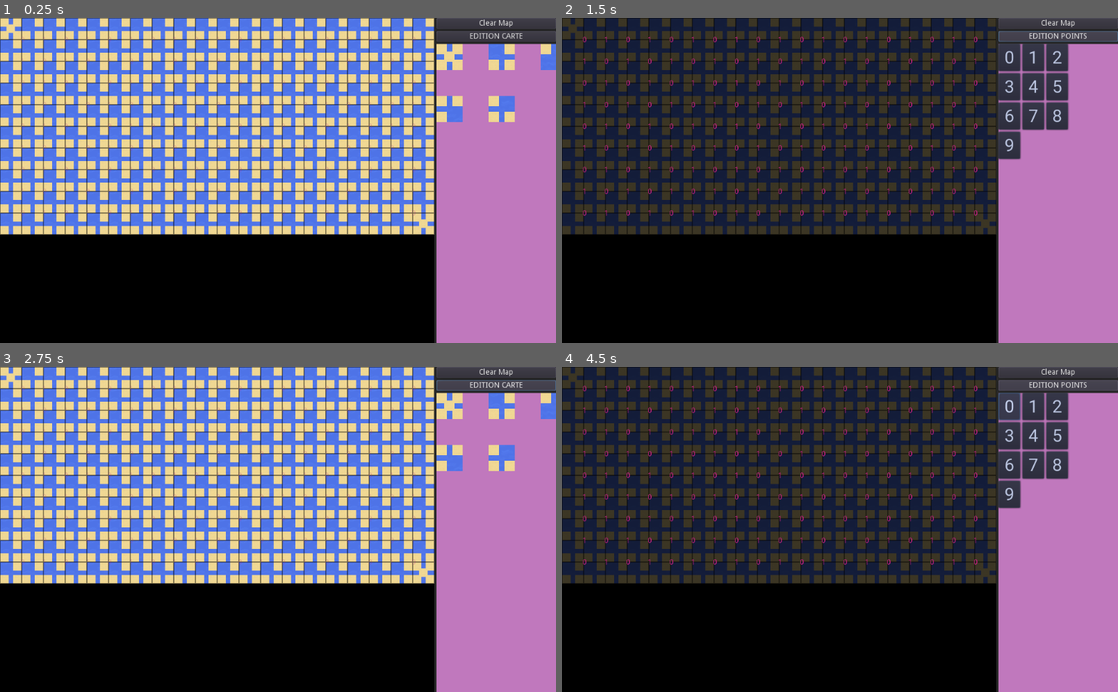
Above: before the commit, frames 1-4 (two rows, left to right).
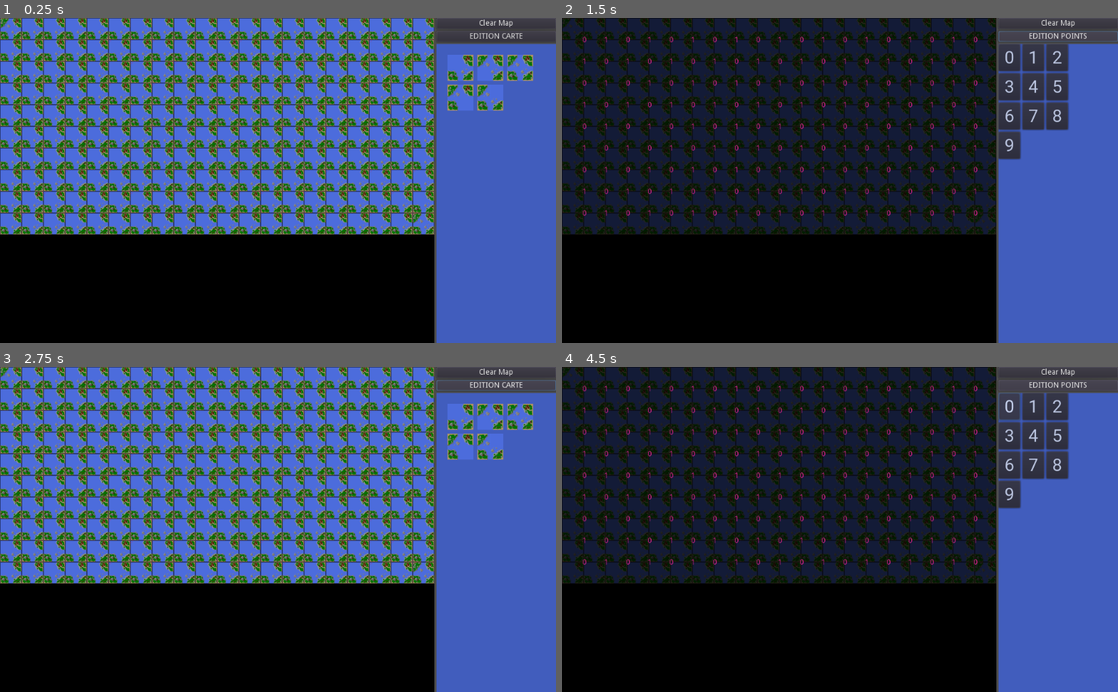
Above: after the commit, the same moments.

Repository: prologin/prologin2024
Game: Godot game, scene res://Scenes/MapEditor/MapEditor.tscn
Same seed, same stepped clock (60 frames per second), same inputs: the game is played once before the commit and once after it.
Inputs:
- Up to frame 1 (0.25 s): no input
- Up to frame 2 (1.5 s): click "Clear Map" at 0.5 s; click "EDITION CARTE" at 1.25 s
- Up to frame 3 (2.75 s): click "EDITION POINTS" at 2 s
- Up to frame 4 (4.5 s): click "Clear Map" at 2.75 s; click "EDITION CARTE" at 3.5 s; click "0" at 4.25 s

The runs differ from the first frame. In frame 1, 48% of the frame differs, in the area x 0-100%, y 0-100%; in frame 2, 37%; in frame 3, 48%; in frame 4, 37%.

Commit message:
front(editor): set the right sprites in the tilemap and adjust the selector
Signed-off-by: Rostan Tabet <rostan.tabet@gmail.com>

Diff:
--- a/gui/godot/Scenes/MapEditor/MapEditor.tscn
+++ b/gui/godot/Scenes/MapEditor/MapEditor.tscn
@@ -9,11 +9,6 @@
 [node name="MapEditor" type="Node2D"]
 script = ExtResource( 1 )
 
-[node name="BackgroundColor" type="ColorRect" parent="."]
-margin_right = 1024.0
-margin_bottom = 600.0
-color = Color( 0.164706, 0.164706, 0.164706, 1 )
-
 [node name="HBoxContainer" type="HBoxContainer" parent="."]
 margin_right = 1024.0
 margin_bottom = 600.0
@@ -21,6 +16,7 @@
 [node name="ViewportContainer" type="ViewportContainer" parent="HBoxContainer"]
 margin_right = 800.0
 margin_bottom = 600.0
+size_flags_horizontal = 3
 
 [node name="Viewport" type="Viewport" parent="HBoxContainer/ViewportContainer"]
 size = Vector2( 800, 600 )
@@ -34,70 +30,78 @@
 
 [node name="Viewer" parent="HBoxContainer/ViewportContainer/Viewport" instance=ExtResource( 2 )]
 
-[node name="Selector" type="ColorRect" parent="HBoxContainer"]
+[node name="VBoxContainer" type="VBoxContainer" parent="HBoxContainer"]
 margin_left = 804.0
-margin_right = 804.0
+margin_right = 1024.0
 margin_bottom = 600.0
+size_flags_horizontal = 3
+size_flags_vertical = 3
 
-[node name="VBoxContainer" type="VBoxContainer" parent="HBoxContainer/Selector"]
-margin_right = 220.0
-margin_bottom = 600.0
-
-[node name="ClearMap" type="Button" parent="HBoxContainer/Selector/VBoxContainer"]
+[node name="ClearMap" type="Button" parent="HBoxContainer/VBoxContainer"]
 margin_right = 220.0
 margin_bottom = 20.0
 grow_horizontal = 2
 grow_vertical = 2
 text = "Clear Map"
 
-[node name="EditorModeToggle" type="Button" parent="HBoxContainer/Selector/VBoxContainer"]
+[node name="EditorModeToggle" type="Button" parent="HBoxContainer/VBoxContainer"]
 margin_top = 24.0
 margin_right = 220.0
 margin_bottom = 44.0
 text = "Editor Mode"
 
-[node name="ViewportContainer" type="ViewportContainer" parent="HBoxContainer/Selector/VBoxContainer"]
+[node name="ViewportContainer" type="ViewportContainer" parent="HBoxContainer/VBoxContainer"]
 margin_top = 48.0
 margin_right = 220.0
-margin_bottom = 648.0
+margin_bottom = 600.0
+size_flags_horizontal = 3
+size_flags_vertical = 3
+stretch = true
 
-[node name="Viewport" type="Viewport" parent="HBoxContainer/Selector/VBoxContainer/ViewportContainer"]
-size = Vector2( 220, 600 )
+[node name="Viewport" type="Viewport" parent="HBoxContainer/VBoxContainer/ViewportContainer"]
+size = Vector2( 220, 552 )
 handle_input_locally = false
 render_target_update_mode = 3
 
-[node name="ColorRect" type="ColorRect" parent="HBoxContainer/Selector/VBoxContainer/ViewportContainer/Viewport"]
+[node name="ColorRect" type="ColorRect" parent="HBoxContainer/VBoxContainer/ViewportContainer/Viewport"]
 margin_right = 220.0
 margin_bottom = 600.0
-color = Color( 0.756863, 0.47451, 0.745098, 1 )
+color = Color( 0.258824, 0.368627, 0.745098, 1 )
 
-[node name="BGSelector" type="TileMap" parent="HBoxContainer/Selector/VBoxContainer/ViewportContainer/Viewport"]
+[node name="CenterContainer" type="CenterContainer" parent="HBoxContainer/VBoxContainer/ViewportContainer/Viewport"]
+margin_right = 40.0
+margin_bottom = 40.0
+
+[node name="BGSelector" type="TileMap" parent="HBoxContainer/VBoxContainer/ViewportContainer/Viewport/CenterContainer"]
+position = Vector2( 20, 20 )
 scale = Vector2( 0.5, 0.5 )
 tile_set = ExtResource( 3 )
-cell_size = Vector2( 96, 96 )
+cell_size = Vector2( 110, 110 )
 cell_custom_transform = Transform2D( 96, 0, 0, 96, 0, 0 )
 format = 1
 tile_data = PoolIntArray( 0, 0, 0, 2, 1, 0, 4, 2, 0, 131072, 3, 0, 131074, 4, 0 )
 script = ExtResource( 4 )
 
-[node name="PointsSelector" type="GridContainer" parent="HBoxContainer/Selector/VBoxContainer/ViewportContainer/Viewport"]
-margin_right = 32.0
-margin_bottom = 119.0
+[node name="PointsSelector" type="GridContainer" parent="HBoxContainer/VBoxContainer/ViewportContainer/Viewport/CenterContainer"]
+margin_left = 20.0
+margin_top = 20.0
+margin_right = 20.0
+margin_bottom = 20.0
 columns = 3
 
-[node name="PointsSelectorSample" type="Button" parent="HBoxContainer/Selector/VBoxContainer/ViewportContainer/Viewport"]
+[node name="PointsSelectorSample" type="Button" parent="HBoxContainer/VBoxContainer/ViewportContainer/Viewport/CenterContainer"]
 visible = false
 modulate = Color( 0.835294, 0.882353, 1, 1 )
-margin_top = 200.0
-margin_right = 8.0
-margin_bottom = 231.0
+margin_left = 5.0
+margin_top = -2.0
+margin_right = 35.0
+margin_bottom = 42.0
 custom_fonts/font = ExtResource( 5 )
 text = "0"
 
 [connection signal="bg_drag" from="HBoxContainer/ViewportContainer/Viewport/Viewer" to="." method="_on_Viewer_bg_drag"]
 [connection signal="bg_left_click" from="HBoxContainer/ViewportContainer/Viewport/Viewer" to="." method="_on_Viewer_bg_left_click"]
-[connection signal="pressed" from="HBoxContainer/Selector/VBoxContainer/ClearMap" to="." method="_on_ClearMap_pressed"]
-[connection signal="pressed" from="HBoxContainer/Selector/VBoxContainer/EditorModeToggle" to="." method="_on_SampleMap_pressed"]
-[connection signal="pressed" from="HBoxContainer/Selector/VBoxContainer/EditorModeToggle" to="." method="_on_EditorModeToggle_pressed"]
-[connection signal="on_selection" from="HBoxContainer/Selector/VBoxContainer/ViewportContainer/Viewport/BGSelector" to="." method="_on_BGSelector_on_selection"]
-[connection signal="on_selection" from="HBoxContainer/Selector/VBoxContainer/ViewportContainer/Viewport/BGSelector" to="HBoxContainer/Selector" method="_on_BGSelector_on_selection"]
+[connection signal="pressed" from="HBoxContainer/VBoxContainer/ClearMap" to="." method="_on_ClearMap_pressed"]
+[connection signal="pressed" from="HBoxContainer/VBoxContainer/EditorModeToggle" to="." method="_on_EditorModeToggle_pressed"]
+[connection signal="pressed" from="HBoxContainer/VBoxContainer/EditorModeToggle" to="." method="_on_SampleMap_pressed"]
+[connection signal="on_selection" from="HBoxContainer/VBoxContainer/ViewportContainer/Viewport/CenterContainer/BGSelector" to="." method="_on_BGSelector_on_selection"]
--- a/gui/godot/Scripts/Scenes/MapEditor/BGSelector.gd
+++ b/gui/godot/Scripts/Scenes/MapEditor/BGSelector.gd
@@ -5,7 +5,12 @@
 
 
 func _ready():
-	pass
+	clear()
+	for y in range(0, 2):
+		for x in range(0, 2):
+			var idx = x + y * 2
+			set_cell(x, y, idx + 1)
+	set_cell(2, 0, 0)
 
 
 func _input(event):
--- a/gui/godot/Scripts/Scenes/MapEditor/MapEditor.gd
+++ b/gui/godot/Scripts/Scenes/MapEditor/MapEditor.gd
@@ -1,10 +1,10 @@
 extends Node2D
 
 onready var viewer : Viewer = $HBoxContainer/ViewportContainer/Viewport/Viewer
-onready var editor_mode_toggle : Button = $HBoxContainer/Selector/VBoxContainer/EditorModeToggle
-onready var tiles_selector = $HBoxContainer/Selector/VBoxContainer/ViewportContainer/Viewport/BGSelector
-onready var points_selector = $HBoxContainer/Selector/VBoxContainer/ViewportContainer/Viewport/PointsSelector
-onready var points_selector_sample : Button = $HBoxContainer/Selector/VBoxContainer/ViewportContainer/Viewport/PointsSelectorSample
+onready var editor_mode_toggle : Button = $HBoxContainer/VBoxContainer/EditorModeToggle
+onready var tiles_selector = $HBoxContainer/VBoxContainer/ViewportContainer/Viewport/CenterContainer/BGSelector
+onready var points_selector = $HBoxContainer/VBoxContainer/ViewportContainer/Viewport/CenterContainer/PointsSelector
+onready var points_selector_sample : Button = $HBoxContainer/VBoxContainer/ViewportContainer/Viewport/CenterContainer/PointsSelectorSample
 
 var bg_selection = null
 var points_selection = null
@@ -70,17 +70,8 @@
 				points_selection = n
 		else:
 			# Edit map
-			var bg_selection_options = [
-				Constants.TypeCase.VILLAGE,
-				Constants.TypeCase.NORD_OUEST,
-				Constants.TypeCase.SUD_OUEST,
-				Constants.TypeCase.SUD_EST,
-				Constants.TypeCase.NORD_EST,
-				# TODO : Constants.TypeCase.VILLAGE_J1,
-				# TODO : Constants.TypeCase.VILLAGE_J2,
-			]
-			if n < len(bg_selection_options):
-				bg_selection = bg_selection_options[n]
+			if n < len(Viewer.tiles):
+				bg_selection = Viewer.tiles[n]
 
 
 # --- Click ---
Binary file changed: gui/godot/Assets/tilemap.png
